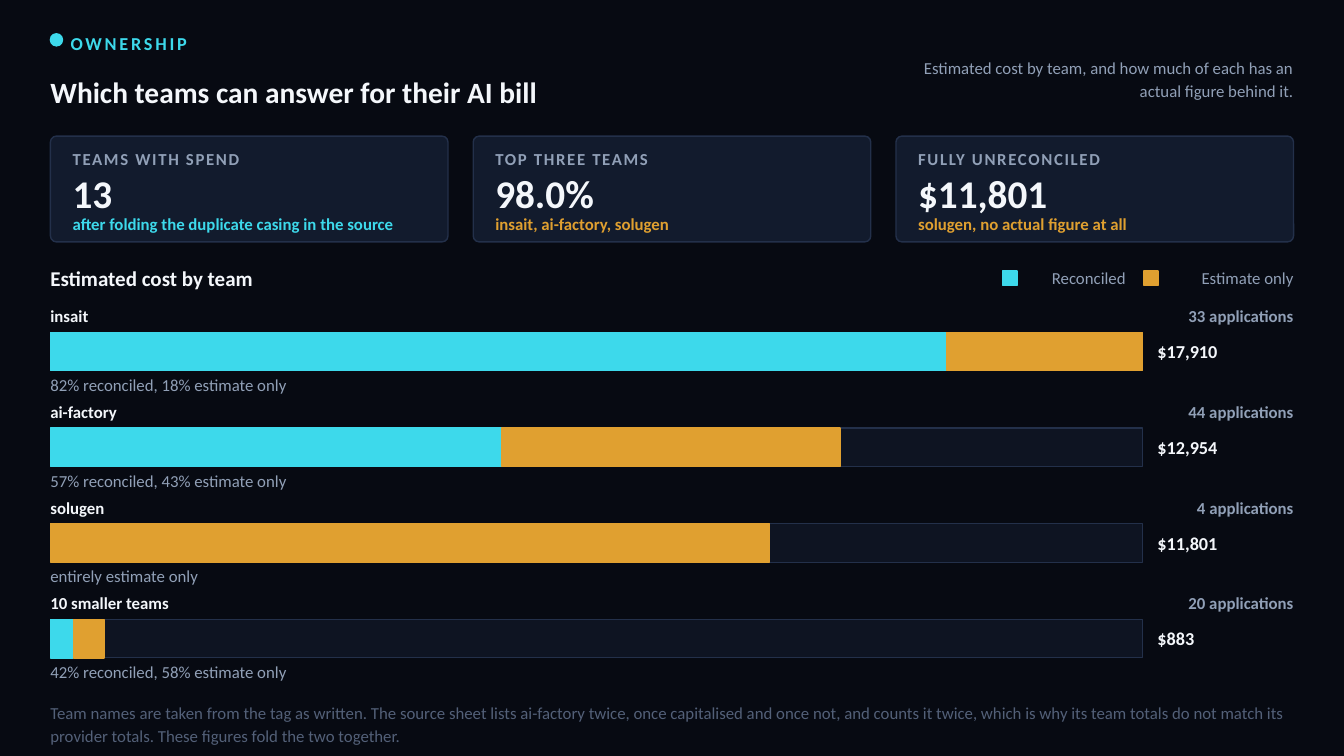
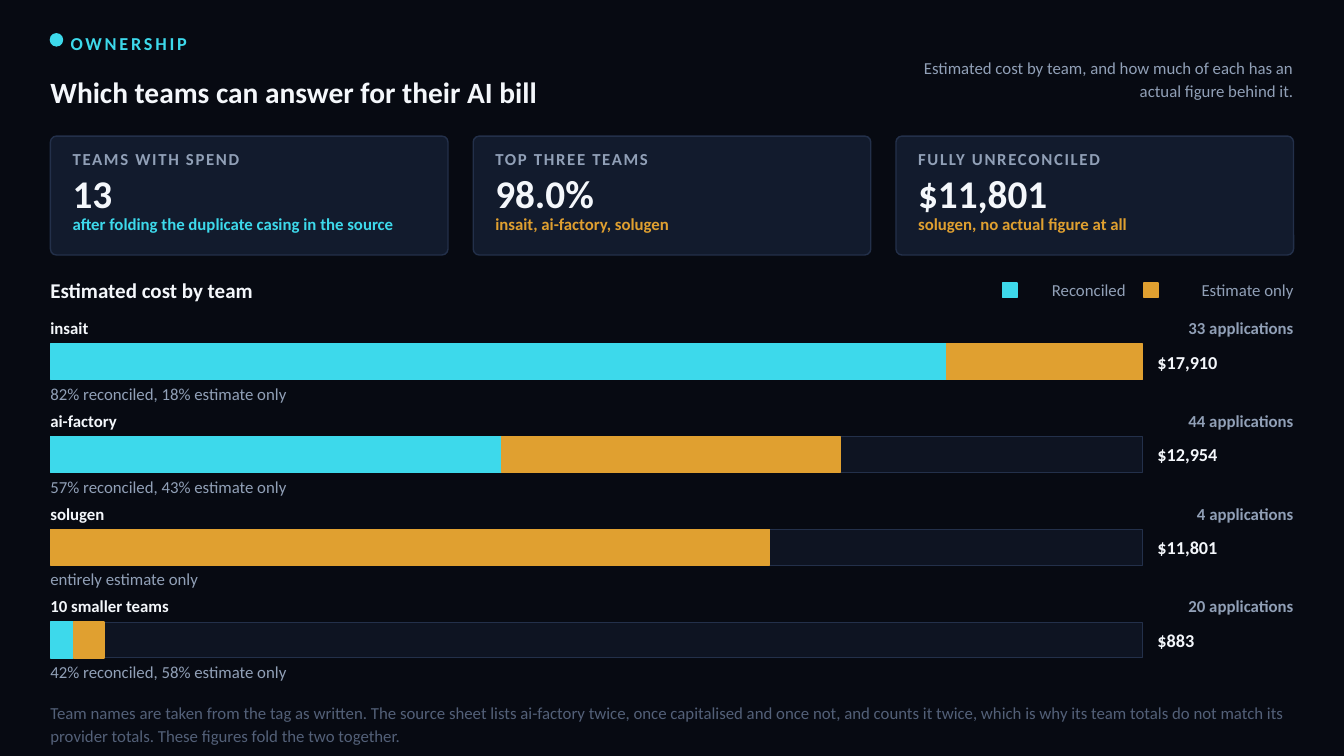
Before and after one commit to arielga5-code/Finops, a slide deck: slide 6 of deck/AI_Cost_by_Application.pptx. Drawn at 1344x756 pixels with LibreOffice and Linux fonts; fonts in the diff are those of the drawing. Boxes give left, top, right and bottom in pixels: in the first picture for what was removed or moved away, otherwise in the second. Text is boxed around its words. In the diff, an @@ line names an element or a change of style, - is before the commit and + after.

```diff
--- a/deck/AI_Cost_by_Application.pptx
+++ b/deck/AI_Cost_by_Application.pptx
@@ rounded rectangle: place and size @@
-rounded rectangle at (50,136,448,242)
+rounded rectangle at (50,136,448,255)
@@ rounded rectangle: place and size @@
-rounded rectangle at (473,136,870,242)
+rounded rectangle at (473,136,870,255)
@@ proportions changed in 3 elements at (50,136,448,255), (473,136,870,255), (896,136,1294,255) @@
@@ rounded rectangle: place and size @@
-rounded rectangle at (896,136,1294,242)
+rounded rectangle at (896,136,1294,255)
@@ 10 texts, 8 rectangles: place and size @@
-10 texts, 8 rectangles at (50,271,1293,467)
+10 texts, 8 rectangles at (50,283,1293,473)
@@ 4 texts, 2 rectangles: place and size @@
-4 texts, 2 rectangles at (50,475,1293,563)
+4 texts, 2 rectangles at (50,481,1293,566)
```
Also in this commit, not shown: 4 other slides changed, 18 other files.
